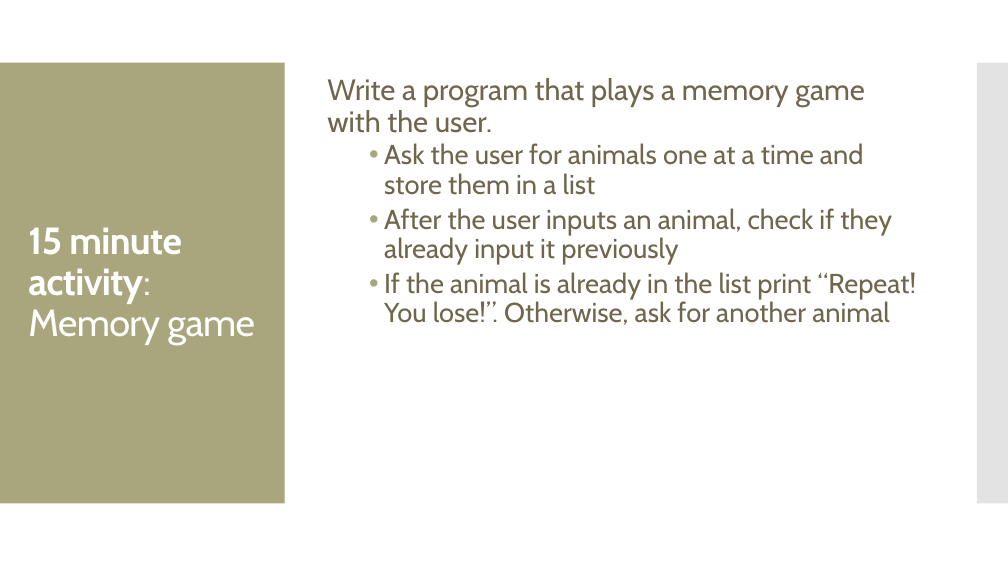
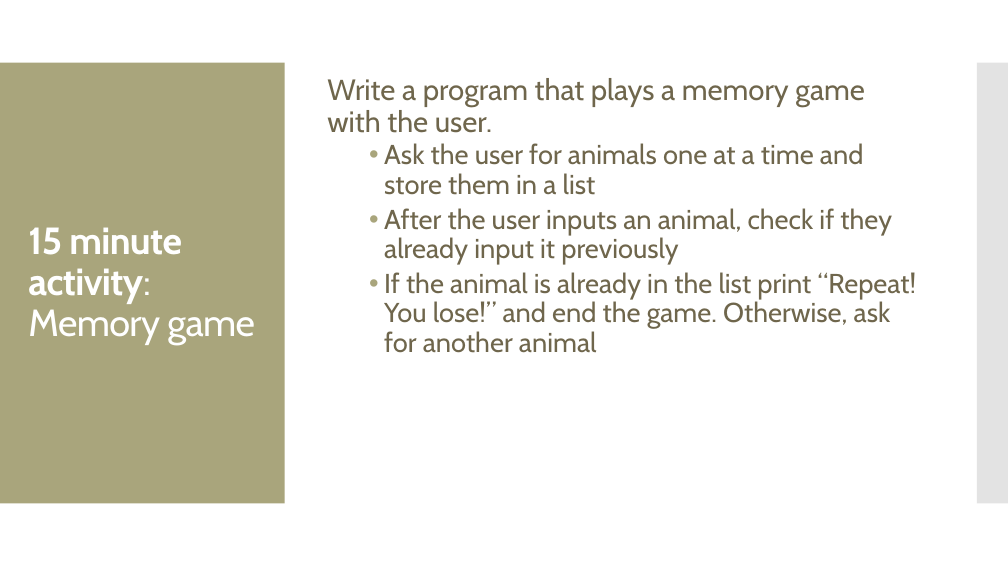
Before and after one commit to amosca01/Intro-Prog, a slide deck: slide 39 of slides/16-while-loops.pptx. Drawn at 1008x567 pixels with LibreOffice and Linux fonts; fonts in the diff are those of the drawing. Boxes give left, top, right and bottom in pixels: in the first picture for what was removed or moved away, otherwise in the second. Text is boxed around its words. In the diff, an @@ line names an element or a change of style, - is before the commit and + after.

```diff
--- a/slides/16-while-loops.pptx
+++ b/slides/16-while-loops.pptx
@@ text at <box>384,272,917,353</box>: text changed @@
-  • If the animal is already in the list print “Repeat! You lose!”. Otherwise, ask for another animal
+  • If the animal is already in the list print “Repeat! You lose!” and end the game. Otherwise, ask for another animal
```
Also in this commit, not shown: 4 other files.
